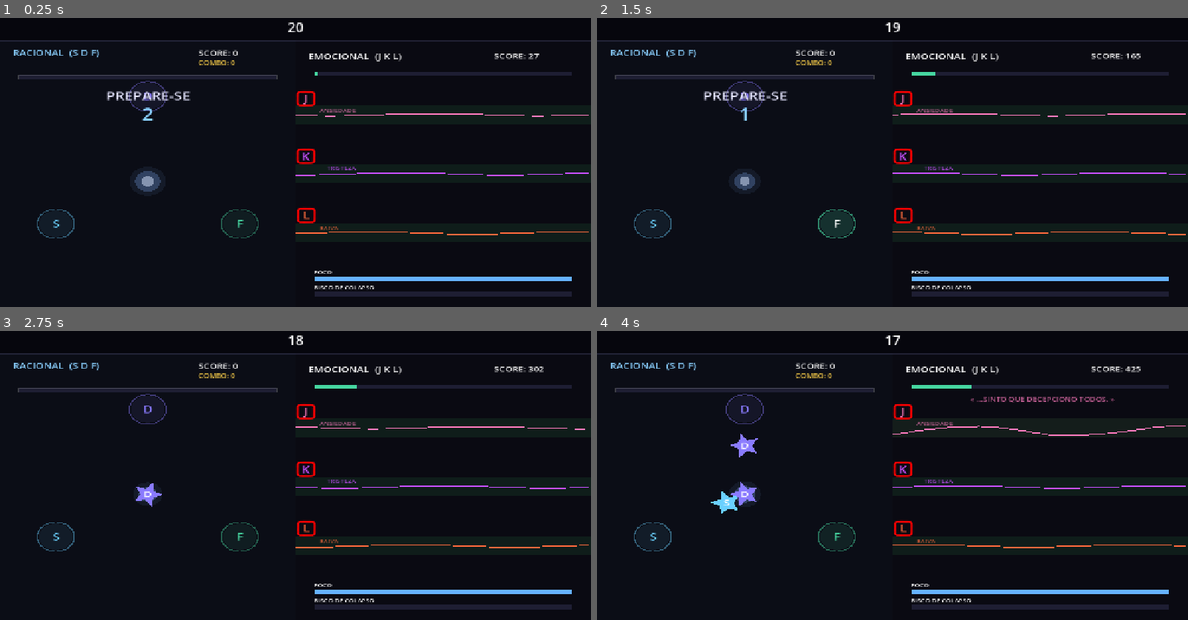
Above: before the commit, frames 1-4 (two rows, left to right).
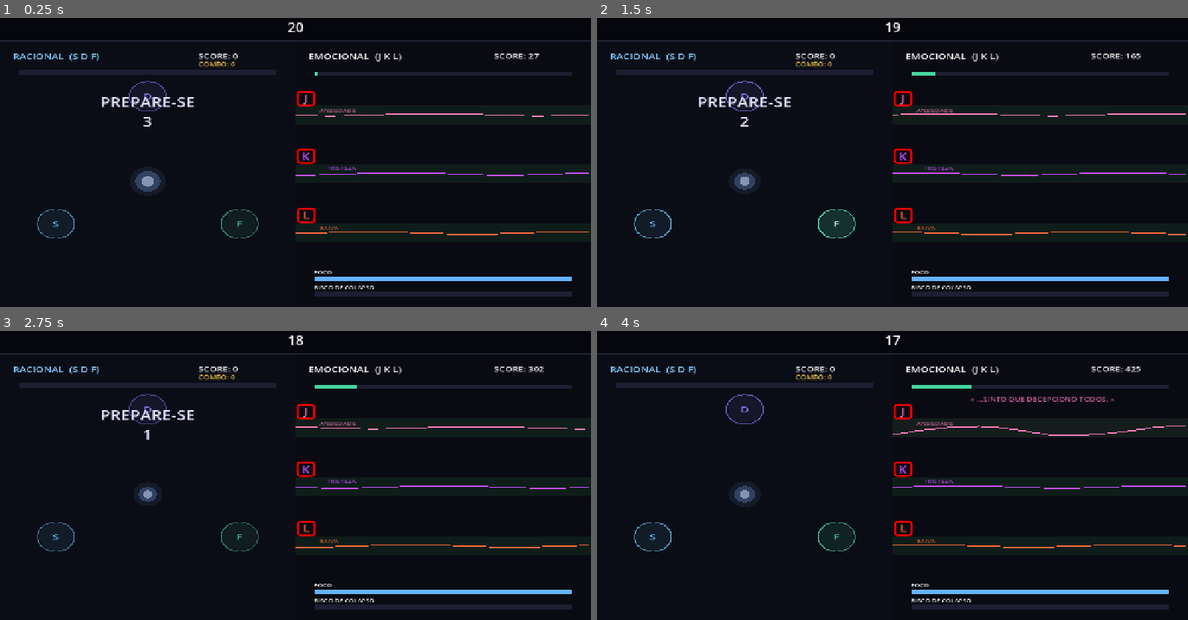
Above: after the commit, the same moments.

Repository: joaopedrogiancolidev/Gamejam42
Game: Godot game, scene res://scenes/Hub.tscn
Same seed, same stepped clock (60 frames per second), same inputs: the game is played once before the commit and once after it. This scene is started directly instead of the project's main scene. Sound files missing from this copy of the repository are replaced by a short silence.
Inputs:
- Up to frame 1 (0.25 s): no input
- Up to frame 2 (1.5 s): tap Enter at 0.5 s; hold D 0.53-1.28 s; tap F at 0.6, 1.35 s; tap Space at 0.77 s; hold S from 1.28 s (still down)
- Up to frame 3 (2.75 s): tap Space at 1.52 s; release S at 2.03 s; hold D from 2.03 s (still down); tap J at 2.1 s; tap F at 2.3 s
- Up to frame 4 (4 s): tap K at 2.85 s; tap Space at 3.02, 3.77 s; tap F at 3.05, 3.8 s; release D at 3.53 s; hold S from 3.53 s (still down); tap L at 3.6 s

The runs differ from the first frame. In frame 1, 2.8% of the frame differs, in the area x 2-47%, y 10-77%; in frame 2, 2.8%; in frame 3, 2.5%; in frame 4, 2.7%.

Commit message:
extract logic Minigame Dance

Diff:
--- a/scenes/MinigameDance.tscn
+++ b/scenes/MinigameDance.tscn
@@ -1,6 +1,114 @@
-[gd_scene load_steps=2 format=3 uid="uid://dxq1cyberpsidance4"]
+[gd_scene format=3 uid="uid://ddo67vb1yguwj"]
 
-[ext_resource type="Script" path="res://scripts/MinigameDance.gd" id="1_dance"]
+[ext_resource type="Script" uid="uid://c48geakn1xmmc" path="res://scripts/MinigameDance.gd" id="1_dance"]
 
-[node name="MinigameDance" type="Node2D"]
+[node name="MinigameDance" type="Node2D" unique_id=1376978469]
 script = ExtResource("1_dance")
+
+[node name="Fundo" type="ColorRect" parent="." unique_id=100000001]
+show_behind_parent = true
+offset_right = 640.0
+offset_bottom = 720.0
+color = Color(0.043, 0.051, 0.086, 1)
+
+[node name="Centro" type="Node2D" parent="." unique_id=100000002]
+position = Vector2(320, 380)
+
+[node name="Alvos" type="Node2D" parent="." unique_id=100000003]
+
+[node name="AlvoS" type="Node2D" parent="Alvos" unique_id=100000004]
+position = Vector2(121, 495)
+
+[node name="Tecla" type="Label" parent="Alvos/AlvoS" unique_id=100000005]
+offset_left = -20.0
+offset_top = -18.0
+offset_right = 20.0
+offset_bottom = 18.0
+theme_override_font_sizes/font_size = 24
+theme_override_colors/font_color = Color(1, 1, 1, 1)
+text = "S"
+horizontal_alignment = 1
+vertical_alignment = 1
+
+[node name="AlvoD" type="Node2D" parent="Alvos" unique_id=100000006]
+position = Vector2(320, 150)
+
+[node name="Tecla" type="Label" parent="Alvos/AlvoD" unique_id=100000007]
+offset_left = -20.0
+offset_top = -18.0
+offset_right = 20.0
+offset_bottom = 18.0
+theme_override_font_sizes/font_size = 24
+theme_override_colors/font_color = Color(1, 1, 1, 1)
+text = "D"
+horizontal_alignment = 1
+vertical_alignment = 1
+
+[node name="AlvoF" type="Node2D" parent="Alvos" unique_id=100000008]
+position = Vector2(519, 495)
+
+[node name="Tecla" type="Label" parent="Alvos/AlvoF" unique_id=100000009]
+offset_left = -20.0
+offset_top = -18.0
+offset_right = 20.0
+offset_bottom = 18.0
+theme_override_font_sizes/font_size = 24
+theme_override_colors/font_color = Color(1, 1, 1, 1)
+text = "F"
+horizontal_alignment = 1
+vertical_alignment = 1
+
+[node name="HUD" type="Node2D" parent="." unique_id=100000010]
+
+[node name="Titulo" type="Label" parent="HUD" unique_id=100000011]
+offset_left = 28.0
+offset_top = 26.0
+offset_right = 420.0
+offset_bottom = 56.0
+theme_override_font_sizes/font_size = 22
+theme_override_colors/font_color = Color(0.541, 0.816, 1.0, 1)
+text = "RACIONAL  (S D F)"
+
+[node name="ScoreLabel" type="Label" parent="HUD" unique_id=100000012]
+offset_left = 430.0
+offset_top = 26.0
+offset_right = 630.0
+offset_bottom = 52.0
+theme_override_font_sizes/font_size = 20
+theme_override_colors/font_color = Color(1, 1, 1, 1)
+text = "SCORE: 0"
+
+[node name="ComboLabel" type="Label" parent="HUD" unique_id=100000013]
+offset_left = 430.0
+offset_top = 52.0
+offset_right = 630.0
+offset_bottom = 74.0
+theme_override_font_sizes/font_size = 16
+theme_override_colors/font_color = Color(1.0, 0.824, 0.29, 1)
+text = "COMBO: 0"
+
+[node name="BarraScoreBg" type="ColorRect" parent="HUD" unique_id=100000014]
+offset_left = 40.0
+offset_top = 78.0
+offset_right = 600.0
+offset_bottom = 90.0
+color = Color(0.12, 0.12, 0.2, 1)
+
+[node name="BarraScoreFill" type="ColorRect" parent="HUD" unique_id=100000015]
+offset_left = 40.0
+offset_top = 78.0
+offset_right = 600.0
+offset_bottom = 90.0
+color = Color(0.275, 0.839, 0.627, 1)
+
+[node name="PrepareLabel" type="Label" parent="HUD" unique_id=100000016]
+visible = false
+offset_left = 110.0
+offset_top = 140.0
+offset_right = 530.0
+offset_bottom = 240.0
+theme_override_font_sizes/font_size = 36
+theme_override_colors/font_color = Color(0.9, 0.9, 1.0, 1)
+text = "PREPARE-SE"
+horizontal_alignment = 1
+vertical_alignment = 1
--- a/scripts/MinigameDance.gd
+++ b/scripts/MinigameDance.gd
@@ -2,43 +2,58 @@
 
 # ============================================================
 #  MINIGAME DANCE  -  LADO ESQUERDO (racional)  -  teclas S D F
-#  Versão integrada: desenha em 640 de largura e expõe score/
-#  META/ativo/falhou pro Hub. O Hub é quem decide o fim.
+#  Versão com cena editável: posições e parâmetros ajustáveis
+#  no inspetor do Godot. O Hub coordena o fim de jogo.
 # ============================================================
 
-const ESTILO_NOTA: String = "estrela"   # "estrela" ou "circulo"
-
-const LARGURA: float = 640.0
-const H: float = 720.0
-const BPM: float = 95.0            # mais lento (era 125)
-var beat_dur: float = 60.0 / BPM
-const LEAD: float = 2.2
-const APPROACH: float = 1.7        # mais tempo pra ler (era 1.1)
-const R_ALVO: float = 40.0
-const R_NOTA: float = 28.0
-const RAIO: float = 230.0
-const JANELA_PERFEITO: float = 0.09  # mais generoso (era 0.05)
-const JANELA_BOM: float = 0.20       # bem mais perdoador (era 0.11)
-const CHANCE_HOLD: float = 0.12
-const CHANCE_ACORDE: float = 0.08    # poucos acordes (era 0.20)
-
-# --- contrato com o Hub ---
-var META: int = 3000
+# --- Parâmetros de ritmo (editáveis no inspetor) ---
+@export var BPM: float = 75.0
+@export var LEAD: float = 3.0          # tempo de preparação antes das notas
+@export var APPROACH: float = 2.5      # duração da viagem de cada nota ao alvo
+@export var BEAT_INICIAL: float = 8.0  # beat em que a primeira nota é gerada
+
+# --- Janelas de acerto (quanto maior, mais perdoador) ---
+@export var JANELA_PERFEITO: float = 0.12
+@export var JANELA_BOM: float = 0.28
+
+# --- Geração de notas ---
+@export var CHANCE_HOLD: float = 0.08
+@export var CHANCE_ACORDE: float = 0.0  # 0 = sem acordes simultâneos
+
+# --- Visuais ---
+@export_enum("estrela", "circulo") var ESTILO_NOTA: String = "estrela"
+@export var R_ALVO: float = 40.0
+@export var R_NOTA: float = 28.0
+
+# --- Contrato com o Hub ---
+@export var META: int = 3000
 var score: int = 0
 var ativo: bool = true
 var falhou: bool = false
 
-var C := Vector2(LARGURA / 2, H / 2 + 20)
-
+# --- Referências aos nós da cena ---
+@onready var _centro        := $Centro
+@onready var _alvo_s        := $Alvos/AlvoS
+@onready var _alvo_d        := $Alvos/AlvoD
+@onready var _alvo_f        := $Alvos/AlvoF
+@onready var _score_label   := $HUD/ScoreLabel
+@onready var _combo_label   := $HUD/ComboLabel
+@onready var _fill_score    := $HUD/BarraScoreFill
+@onready var _prepare_label := $HUD/PrepareLabel
+
+# --- Dados dos alvos (tecla, cor; posição lida da cena em _ready) ---
 var ALVOS := [
-	{"code": KEY_S, "label": "S", "cor": Color("6ad0ff"), "ang": deg_to_rad(150), "pos": Vector2.ZERO, "flash": 0.0, "held": false},
-	{"code": KEY_D, "label": "D", "cor": Color("8a7bff"), "ang": deg_to_rad(270), "pos": Vector2.ZERO, "flash": 0.0, "held": false},
-	{"code": KEY_F, "label": "F", "cor": Color("46d6a0"), "ang": deg_to_rad(30),  "pos": Vector2.ZERO, "flash": 0.0, "held": false},
+	{"code": KEY_S, "label": "S", "cor": Color("6ad0ff"), "pos": Vector2.ZERO, "flash": 0.0, "held": false},
+	{"code": KEY_D, "label": "D", "cor": Color("8a7bff"), "pos": Vector2.ZERO, "flash": 0.0, "held": false},
+	{"code": KEY_F, "label": "F", "cor": Color("46d6a0"), "pos": Vector2.ZERO, "flash": 0.0, "held": false},
 ]
 
-var song_time: float = -LEAD
+# --- Estado interno ---
+var beat_dur: float = 0.0
+var C: Vector2 = Vector2.ZERO  # posição do centro (lida do nó $Centro)
+var song_time: float = 0.0
 var notas: Array = []
-var prox_beat: float = 4.0
+var prox_beat: float = 0.0
 var _grupo_id: int = 0
 
 var combo: int = 0
@@ -56,14 +71,21 @@
 func _ready() -> void:
 	randomize()
 	_font = ThemeDB.fallback_font
-	for a in ALVOS:
-		a.pos = C + Vector2(cos(a.ang), sin(a.ang)) * RAIO
+	beat_dur = 60.0 / BPM
+	song_time = -LEAD
+	prox_beat = BEAT_INICIAL
+
+	# Lê posições dos nós da cena — mova os nós no editor para reposicionar
+	C = _centro.position
+	ALVOS[0].pos = _alvo_s.position
+	ALVOS[1].pos = _alvo_d.position
+	ALVOS[2].pos = _alvo_f.position
 
 
 func reset() -> void:
 	song_time = -LEAD
 	notas.clear()
-	prox_beat = 4.0
+	prox_beat = BEAT_INICIAL
 	_grupo_id = 0
 	score = 0
 	combo = 0
@@ -86,8 +108,6 @@
 			_criar_acorde(prox_beat)
 		else:
 			_criar_nota(prox_beat, randi() % 3, randf() < CHANCE_HOLD, -1)
-			if song_time > 14.0 and randf() < 0.08:
-				_criar_nota(prox_beat + 0.5, randi() % 3, false, -1)
 		prox_beat += 1.0
 
 
@@ -122,6 +142,7 @@
 		bu.t -= delta
 	_bursts = _bursts.filter(func(bu): return bu.t > 0.0)
 
+	_aplicar_visual()
 	queue_redraw()
 
 	if not ativo:
@@ -145,6 +166,31 @@
 				_errar(n, "ERROU")
 
 	notas = notas.filter(func(n): return not n.resolvido or n.segurando)
+
+
+func _aplicar_visual() -> void:
+	_score_label.text = "SCORE: %d" % score
+	_combo_label.text = "COMBO: %d" % combo
+	_fill_score.scale.x = clampf(float(score) / META, 0.0, 1.0)
+
+	# Mostra contagem regressiva antes das notas começarem
+	if song_time < 0.0 and ativo:
+		_prepare_label.visible = true
+		_prepare_label.text = "PREPARE-SE\n%d" % max(int(ceil(-song_time)), 1)
+	else:
+		_prepare_label.visible = false
+
+	# Atualiza cor das letras dos alvos conforme o flash (tecla pressionada)
+	var teclas := [
+		_alvo_s.get_node("Tecla"),
+		_alvo_d.get_node("Tecla"),
+		_alvo_f.get_node("Tecla"),
+	]
+	for i in ALVOS.size():
+		if ALVOS[i].flash > 0.1:
+			teclas[i].modulate = Color.WHITE
+		else:
+			teclas[i].modulate = ALVOS[i].cor
 
 
 func _pos_nota(n) -> Vector2:
@@ -243,19 +289,24 @@
 
 
 # ------------------------------------------------------------
-#  DESENHO  (tudo dentro de 0..LARGURA; o Hub posiciona o nó)
+#  DESENHO  —  apenas elementos dinâmicos (notas, efeitos)
+#  O fundo e o HUD são nós da cena atualizados por _aplicar_visual()
 # ------------------------------------------------------------
 func _draw() -> void:
-	draw_rect(Rect2(0, 0, LARGURA, H), Color("0b0d16"))
-
+	if C == Vector2.ZERO:
+		return  # aguarda _ready() inicializar
+
+	# Pulso central animado
 	var pr: float = 24.0 + sin(_core * 4.0) * 4.0
 	draw_circle(C, pr + 12, Color(0.4, 0.55, 0.8, 0.10))
 	draw_circle(C, pr, Color(0.4, 0.55, 0.8, 0.35))
 	draw_circle(C, pr * 0.5, Color(0.85, 0.9, 1.0, 0.5))
 
+	# Alvos (círculos nas posições dos nós; letras são Labels da cena)
 	for a in ALVOS:
 		_desenhar_alvo(a)
 
+	# Linhas de conexão entre notas de um mesmo acorde
 	var grupos := {}
 	for n in notas:
 		if (n.resolvido and not n.segurando) or n.grupo < 0:
@@ -269,47 +320,34 @@
 		if g.size() >= 2:
 			draw_line(g[0], g[1], Color(1, 1, 1, 0.30), 3.0)
 
+	# Notas em movimento
 	for n in notas:
 		_desenhar_nota(n)
 
+	# Efeitos de burst ao acertar
 	for bu in _bursts:
 		var prog: float = 1.0 - bu.t / 0.4
 		var c: Color = bu.cor
 		c.a = (1.0 - prog) * 0.8
 		draw_arc(Vector2(bu.x, bu.y), 12.0 + prog * 55.0, 0, TAU, 40, c, 3.0)
 
-	# HUD do lado
-	_texto("RACIONAL  (S D F)", Vector2(28, 40), 22, Color("8ad0ff"))
-	_texto("SCORE: %d" % score, Vector2(LARGURA - 210, 40), 20, Color.WHITE)
-	_texto("COMBO: %d" % combo, Vector2(LARGURA - 210, 66), 16, Color("ffd24a"))
-	var pb := Vector2(40, 92)
-	draw_rect(Rect2(pb.x, pb.y, 560, 12), Color(0.12, 0.12, 0.2))
-	draw_rect(Rect2(pb.x, pb.y, 560 * clampf(float(score) / META, 0.0, 1.0), 12), Color("46d6a0"))
-	draw_rect(Rect2(pb.x, pb.y, 560, 12), Color(1, 1, 1, 0.2), false, 2.0)
-
+	# Textos flutuantes de feedback (PERFEITO, bom, ERROU…)
 	for p in _popups:
 		var a2: float = clampf(p.t / 0.8, 0.0, 1.0)
 		var c2: Color = p.cor
 		c2.a = a2
 		_texto_centro_em(p.txt, Vector2(p.x, p.y), 20, c2)
 
-	if song_time < 0.0 and ativo:
-		_texto_centro("PREPARE-SE", 160, 32, Color(0.9, 0.9, 1.0))
-		_texto_centro(str(max(int(ceil(-song_time)), 1)), 215, 46, Color("8ad0ff"))
-
 
 func _desenhar_alvo(a: Dictionary) -> void:
 	var pos: Vector2 = a.pos
 	var cor: Color = a.cor
-	var frac: float = song_time / beat_dur
+	var frac: float = song_time / beat_dur if beat_dur > 0.0 else 0.0
 	frac = frac - floor(frac)
 	var glow: float = (1.0 - frac) * 0.4 + a.flash * 0.6
 	draw_arc(pos, R_ALVO, 0, TAU, 44, Color(cor.r, cor.g, cor.b, 0.35 + glow), 3.0)
 	draw_circle(pos, R_ALVO - 4, Color(cor.r, cor.g, cor.b, 0.08 + a.flash * 0.3))
-	if _font:
-		var c: Color = Color.WHITE if a.flash > 0.1 else cor
-		var w: float = _font.get_string_size(a.label, HORIZONTAL_ALIGNMENT_LEFT, -1, 28).x
-		draw_string(_font, Vector2(pos.x - w / 2, pos.y + 10), a.label, HORIZONTAL_ALIGNMENT_LEFT, -1, 28, c)
+	# Letra do alvo renderizada pelo Label filho do nó na cena
 
 
 func _desenhar_nota(n) -> void:
@@ -318,15 +356,16 @@
 	var alvo = ALVOS[n.key]
 	var cor: Color = alvo.cor
 	if n.hold and n.segurando:
+		# Nota sendo segurada: arco de progresso ao redor do alvo
 		var resta: float = clampf((n.end_time - song_time) / maxf(n.end_time - n.hit_time, 0.001), 0.0, 1.0)
 		draw_arc(alvo.pos, R_ALVO + 8, -PI / 2, -PI / 2 + TAU * resta, 48, Color(0.45, 0.8, 1.0), 6.0)
 		draw_circle(alvo.pos, R_NOTA, Color(0.45, 0.8, 1.0, 0.85))
-		_letra(alvo.label, alvo.pos)
+		# Letra omitida aqui — o Label da cena já exibe no alvo
 		return
 	var pos: Vector2 = _pos_nota(n)
 	draw_line(C, pos, Color(cor.r, cor.g, cor.b, 0.18), 2.0)
 	_forma_nota(pos, cor)
-	_letra(alvo.label, pos)
+	_letra(alvo.label, pos)  # letra acompanha a nota em movimento
 	if n.hold:
 		draw_arc(pos, R_NOTA + 6, 0, TAU, 32, Color(0.45, 0.8, 1.0, 0.7), 2.0)
 
@@ -354,17 +393,6 @@
 		draw_string(_font, Vector2(pos.x - w / 2, pos.y + 8), label, HORIZONTAL_ALIGNMENT_LEFT, -1, 24, Color.WHITE)
 
 
-func _texto(txt: String, pos: Vector2, tam: int, cor: Color) -> void:
-	if _font:
-		draw_string(_font, pos, txt, HORIZONTAL_ALIGNMENT_LEFT, -1, tam, cor)
-
-
-func _texto_centro(txt: String, y: float, tam: int, cor: Color) -> void:
-	if _font:
-		var w: float = _font.get_string_size(txt, HORIZONTAL_ALIGNMENT_LEFT, -1, tam).x
-		draw_string(_font, Vector2(LARGURA / 2 - w / 2, y), txt, HORIZONTAL_ALIGNMENT_LEFT, -1, tam, cor)
-
-
 func _texto_centro_em(txt: String, pos: Vector2, tam: int, cor: Color) -> void:
 	if _font:
 		var w: float = _font.get_string_size(txt, HORIZONTAL_ALIGNMENT_LEFT, -1, tam).x
